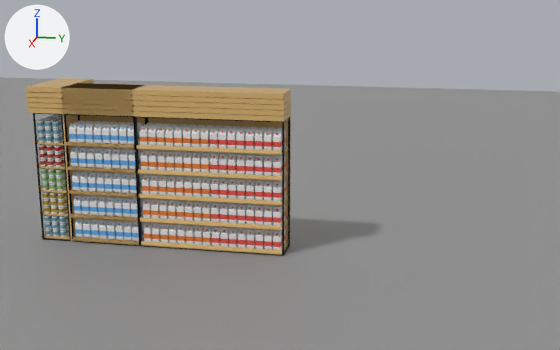
One commit to the Blender file Assets/Art/Models/Prateleiras.blend: the scene before it, then after it.
Both versions are drawn from a camera (50 mm lens) standing at (7.97, 5.07, 3.47) and looking at (-2.0, 3.08, 0.98). Every picture has the same lights, and +X, +Y and +Z are marked at upper left.

Names of what the first picture shows: 'Caixa de Leite Azul', 'Caixa de Leite Laranja', 'Caixa de Leite Vermelho', 'Enlatado Amarela', 'Enlatado Verde', 'Enlatado Vermelho', 'Enlatado Vermelho.001', 'Enlatado Vermelho.002', 'Expositor Esquina', 'Expositor M', 'Expositor P.001', 'Piso'.
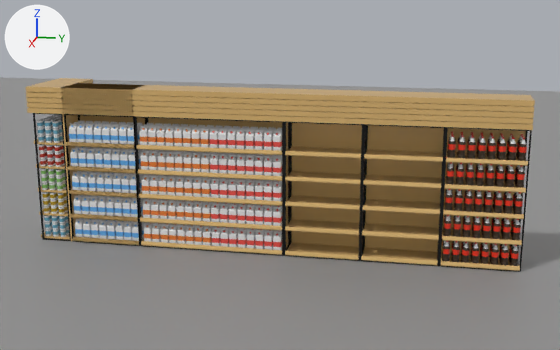
Edits to the bpy script that builds the scene:
```text
Add mat_liquido_garrafa:
    mat_liquido_garrafa = principled_material('Liquido Garrafa')
    mat_liquido_garrafa.base_color = (0.0341, 0.0171, 0.00597)  # brown #342312
Add mat_garrafa_refri:
    mat_garrafa_refri = principled_material('Garrafa Refri')
    mat_garrafa_refri.base_color = (0.8, 0.8, 0.8)  # white #e7e7e7
Add mat_rotulo_garrafa:
    mat_rotulo_garrafa = principled_material('Rotulo Garrafa')
    mat_rotulo_garrafa.base_color = (0.8, 0.0281, 0.00466)  # red #e72f0f
Add me_cylinder:
    me_cylinder.from_pydata(...)  # 130 vertices, 122 faces; spans x -0.044..0.044, y -0.046..0.046, z 0.0..0.295
    # faces by material slot: [30, 21, 71]
    me_cylinder.materials.append(mat_garrafa_refri)  # white #e7e7e7
    me_cylinder.materials.append(mat_rotulo_garrafa)  # red #e72f0f
    me_cylinder.materials.append(mat_liquido_garrafa)  # brown #342312
Add ob_garrafa_de_refri:
    ob_garrafa_de_refri = bpy.data.objects.new('Garrafa de Refri', me_cylinder)
    ob_garrafa_de_refri.location = (-1.593, 5.308, 0.042)
    _m = ob_garrafa_de_refri.modifiers.new('Array', 'ARRAY')
    _m.count = 3
    _m.relative_offset_displace = (-1.4, 0.0, 0.0)
    _m = ob_garrafa_de_refri.modifiers.new('Array.001', 'ARRAY')
    _m.count = 8
    _m.relative_offset_displace = (0.0, 1.3, 0.0)
    _m = ob_garrafa_de_refri.modifiers.new('Array.002', 'ARRAY')
    _m.count = 5
    _m.relative_offset_displace = (0.0, 0.0, 1.14)
Add ob_expositor_p_004:
    ob_expositor_p_004 = bpy.data.objects.new('Expositor P.004', me_cube_003.copy())  # the mesh of ob_expositor_p_001
    ob_expositor_p_004.location = (-1.99, 5.675, 0.0)
    ob_expositor_p_004.rotation_euler = (0.0, 0.0, 1.571)  # degrees (0, 0, 90)
Add ob_expositor_p_003:
    ob_expositor_p_003 = bpy.data.objects.new('Expositor P.003', me_cube_003.copy())  # the mesh of ob_expositor_p_001
    ob_expositor_p_003.location = (-1.99, 4.675, 0.0)
    ob_expositor_p_003.rotation_euler = (0.0, 0.0, 1.571)  # degrees (0, 0, 90)
Add ob_expositor_p_002:
    ob_expositor_p_002 = bpy.data.objects.new('Expositor P.002', me_cube_003.copy())  # the mesh of ob_expositor_p_001
    ob_expositor_p_002.location = (-1.99, 3.675, 0.0)
    ob_expositor_p_002.rotation_euler = (0.0, 0.0, 1.571)  # degrees (0, 0, 90)
```

Boxes [x1, y1, x2, y2] around the edits, measured in the pictures (560 x 350 px):
'Expositor P.003', added: after [360, 91, 448, 266]
    faces in mat_prateleira_madeira (beige #d7b170): [361, 91, 448, 265]
    faces in mat_metal_preto (black #222222): [360, 124, 446, 266]
'Expositor P.002', added: after [283, 89, 367, 261]
    faces in mat_prateleira_madeira (beige #d7b170): [283, 89, 367, 260]
    faces in mat_metal_preto (black #222222): [284, 122, 366, 261]
'Expositor P.004', added: after [439, 93, 535, 272]
    faces in mat_prateleira_madeira (beige #d7b170): [441, 93, 535, 271]
    faces in mat_metal_preto (black #222222): [439, 127, 532, 272]
'Garrafa de Refri', added (brown): after [442, 132, 527, 266]
    faces in mat_liquido_garrafa (brown #342312): [442, 137, 527, 266]
    faces in mat_rotulo_garrafa (red #e72f0f): [443, 132, 527, 259]
    faces in mat_garrafa_refri (white #e7e7e7): [444, 135, 526, 251]
